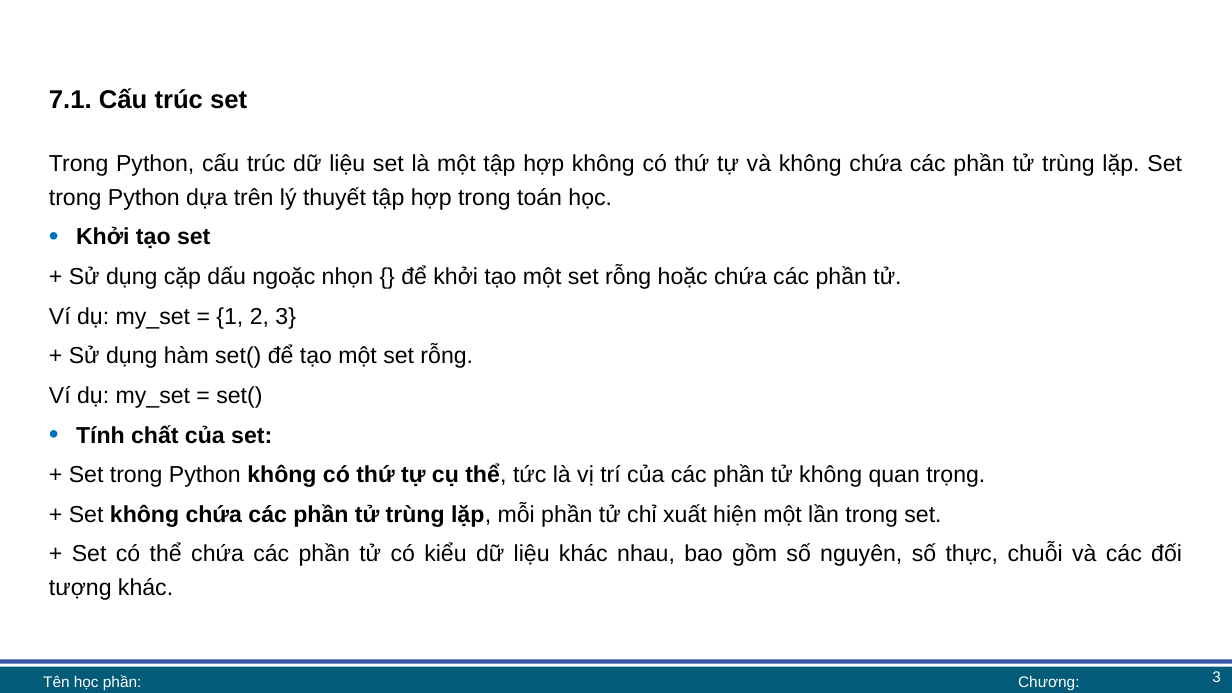
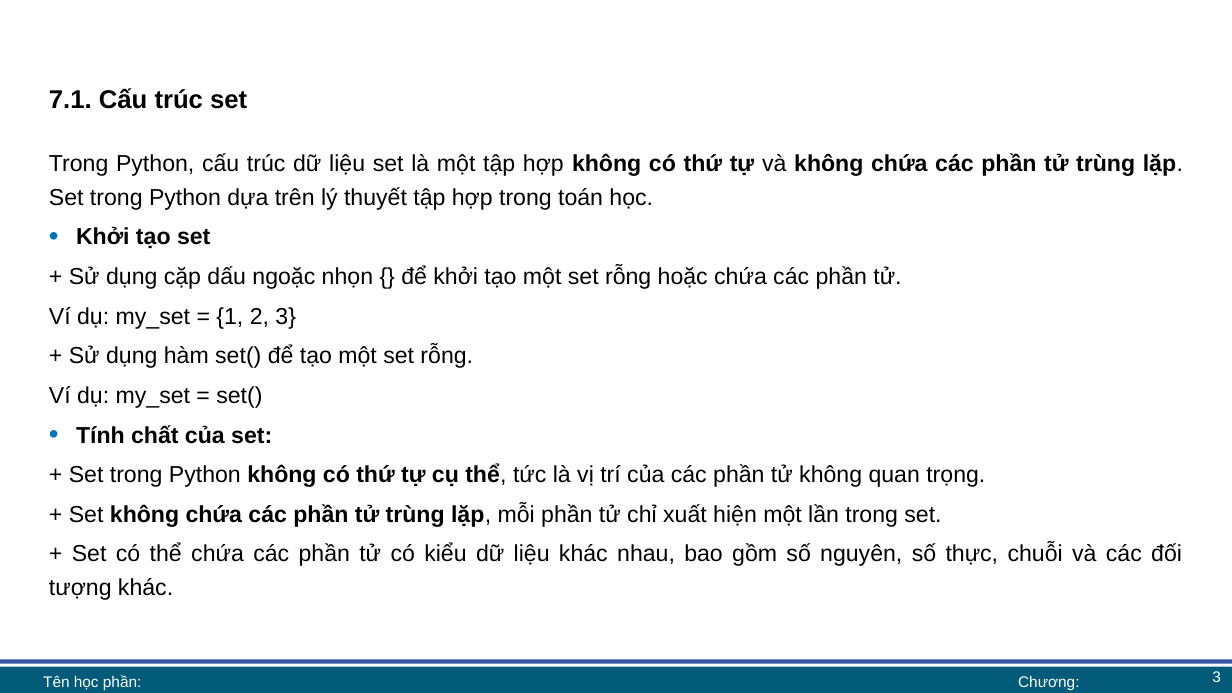
Before and after one commit to lhaaaaa/17A2-Ca-chieu, a slide deck: slide 3 of Lab 6 + 7/Lab 7 bài giảng.pptx. Drawn at 1232x693 pixels with LibreOffice and Linux fonts; fonts in the diff are those of the drawing; background and template pictures are left out. Boxes give left, top, right and bottom in pixels: in the first picture for what was removed or moved away, otherwise in the second. Text is boxed around its words. In the diff, an @@ line names an element or a change of style, - is before the commit and + after.

```diff
--- a/Lab 6 + 7/Lab 7 bài giảng.pptx
+++ b/Lab 6 + 7/Lab 7 bài giảng.pptx
@@ text at (49,153,1183,210): bold on in "không có thứ tự không chứa các ..." @@
```
Also in this commit, not shown: 4 other slides changed, 1 slide removed, 3 other files.
